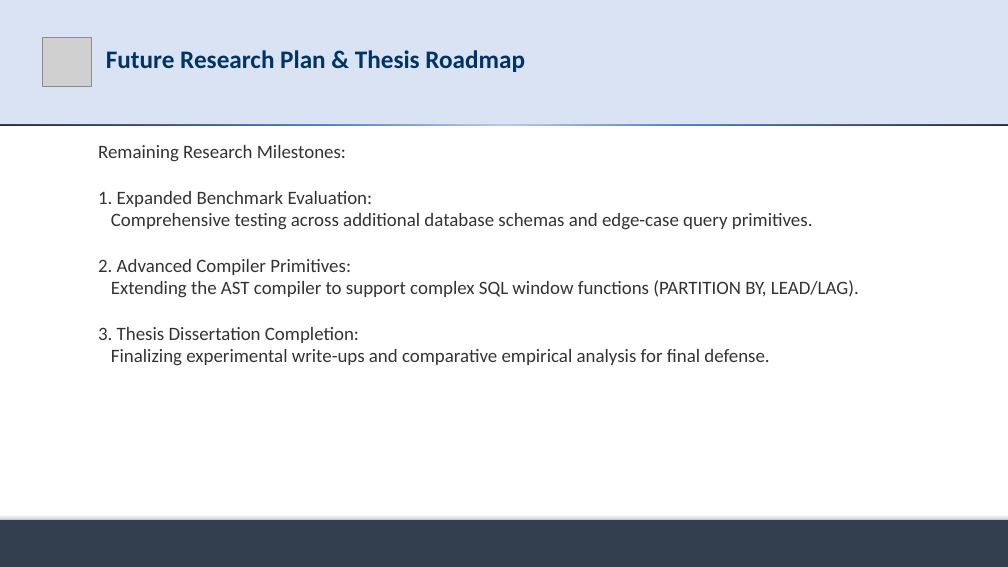
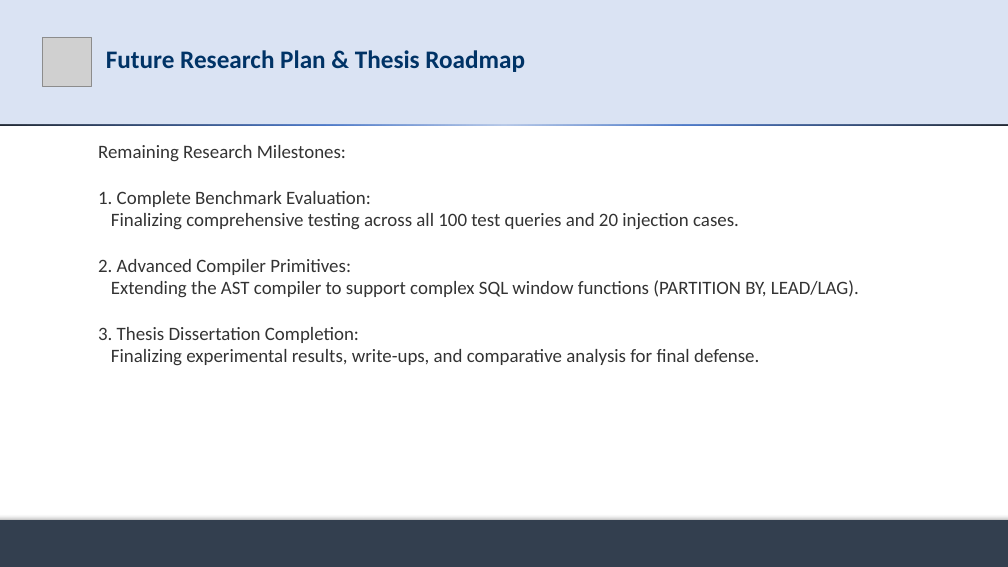
Before and after one commit to md-riaz/AEGIS-Research, a slide deck: slide 17 of docs/scripts/Md_Riaz_Mid_Defense_Final_0322310105101024.pptx. Drawn at 1008x567 pixels with LibreOffice and Linux fonts; fonts in the diff are those of the drawing; grey boxes stand for pictures. Boxes give left, top, right and bottom in pixels: in the first picture for what was removed or moved away, otherwise in the second. Text is boxed around its words. In the diff, an @@ line names an element or a change of style, - is before the commit and + after.

Commit message:
refactor(presentation): update mid-defense deck with progress breakdown slide, exact thesis title, and evaluation plan

```diff
--- a/docs/scripts/Md_Riaz_Mid_Defense_Final_0322310105101024.pptx
+++ b/docs/scripts/Md_Riaz_Mid_Defense_Final_0322310105101024.pptx
@@ text at box(98, 191, 739, 230): text changed @@
-1. Expanded Benchmark Evaluation:
-Comprehensive testing across additional database schemas and edge-case query primitives.
+1. Complete Benchmark Evaluation:
+Finalizing comprehensive testing across all 100 test queries and 20 injection cases.
@@ text at box(111, 349, 759, 366): text changed @@
-Finalizing experimental write-ups and comparative empirical analysis for final defense.
+Finalizing experimental results, write-ups, and comparative analysis for final defense.
```
Also in this commit, not shown: 6 other slides changed, 1 slide added, 1 slide removed, 9 other files.
